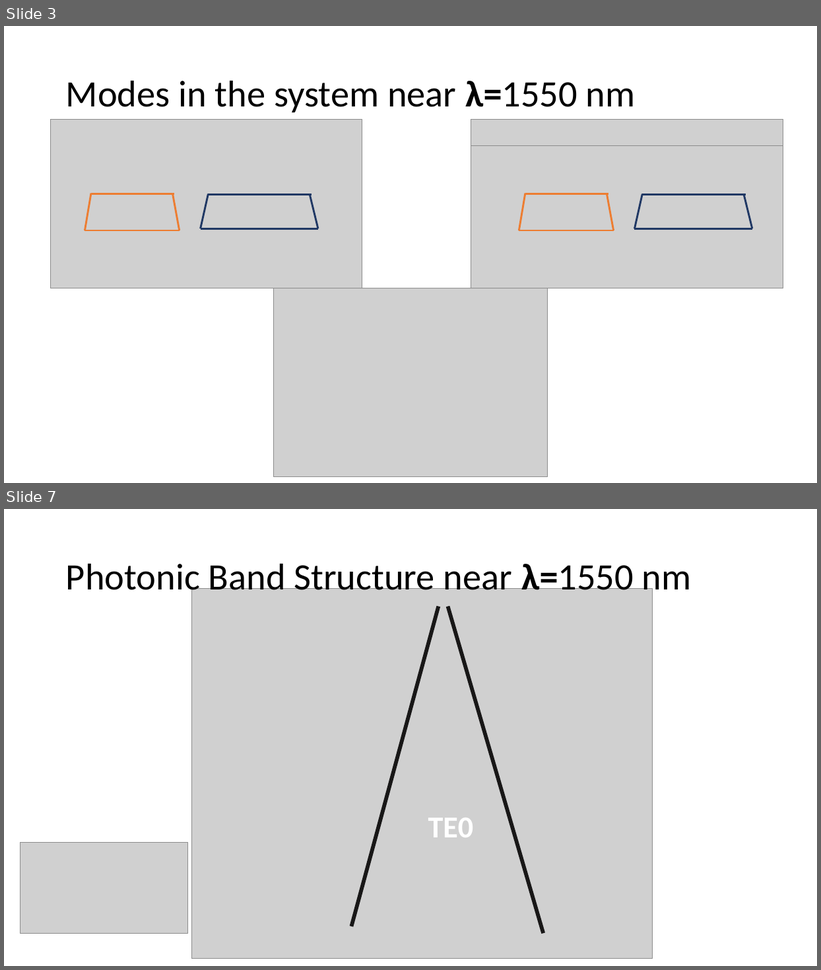
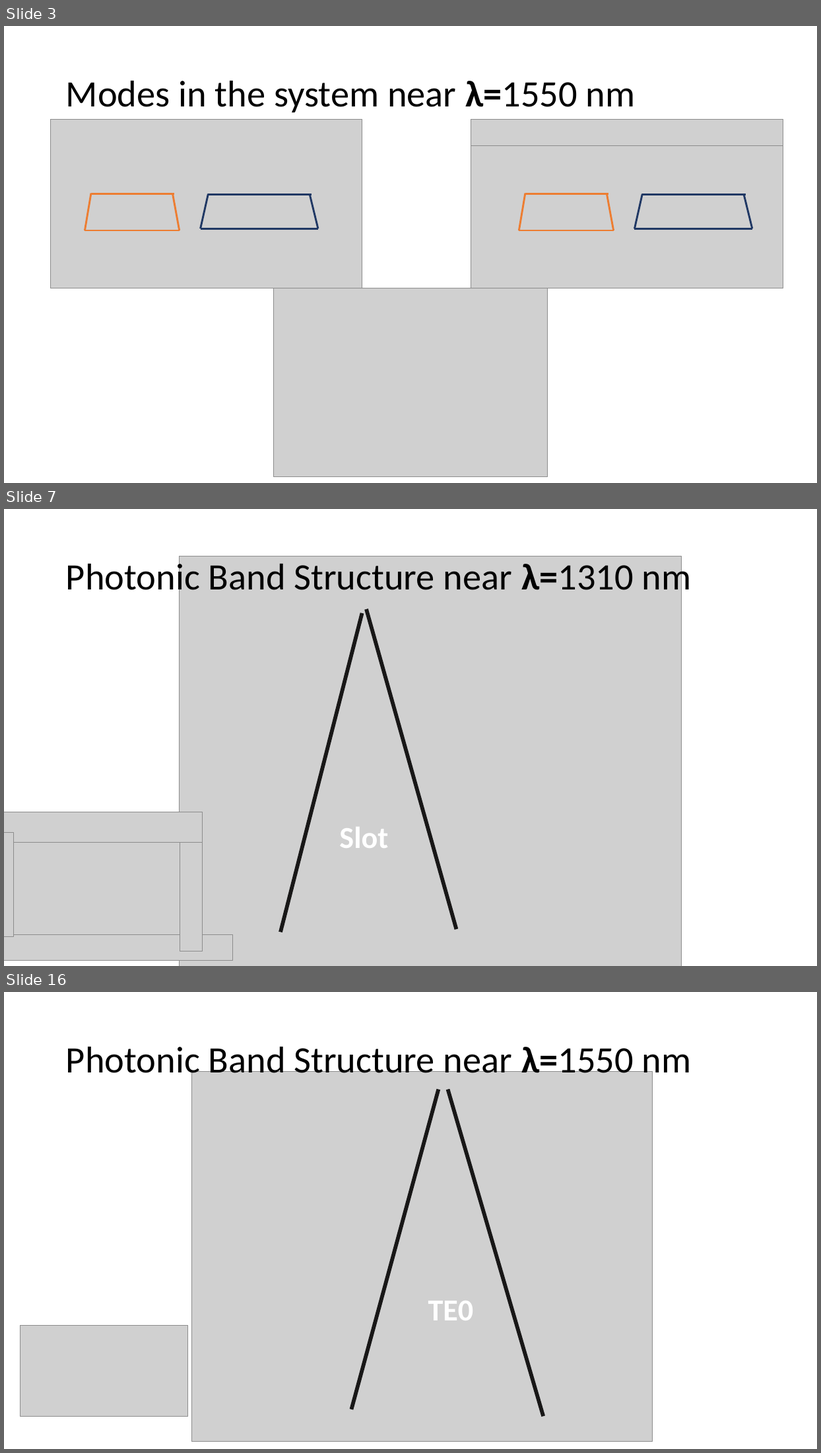
Before and after one commit to mustafacc/SiEPIC_Photonics_Package, a slide deck: SiEPIC_Photonics_Package/solvers_simulators/lumerical_tutorials/ContraDC_tutorial/Bandstructure/example/Understandating Contra-directional couplers photonic band diagrams.pptx. Shown one above the other, each under a label of ours: slides 3 and 7 before the commit, slides 3, 7 and 16 after it; the slides between them are not shown. The pictures are 821x970 and 821x1453 pixels, drawn with LibreOffice and Linux fonts; fonts in the diff are those of the drawing; grey boxes stand for pictures; background and template pictures are left out. Boxes give left, top, right and bottom in pixels: in the first picture for what was removed or moved away, otherwise in the second. Text is boxed around its words. In the diff, an @@ line names an element or a change of style, - is before the commit and + after.

```diff
--- a/SiEPIC_Photonics_Package/solvers_simulators/lumerical_tutorials/ContraDC_tutorial/Bandstructure/example/Understandating Contra-directional couplers photonic band diagrams.pptx
+++ b/SiEPIC_Photonics_Package/solvers_simulators/lumerical_tutorials/ContraDC_tutorial/Bandstructure/example/Understandating Contra-directional couplers photonic band diagrams.pptx
@@ slide 7 added at [4,509,817,966], background #FFFFFF @@
@@ title added at [66,558,692,598], 44 pt, text #000000 @@
+Photonic Band Structure near λ=1310 nm
@@ picture added at [179,556,681,966] @@
@@ line added from (362, 613) to (281, 932), #181717 4.5 pt @@
@@ line added from (366, 609) to (457, 930), #181717 4.5 pt @@
@@ group added at [4,812,233,961]: 5 pictures @@
@@ text added at [339,827,388,848], 36 pt, text #FFFFFF, bold @@
+Slot
@@ what was slide 7 is now slide 16 @@
```
Also in this commit, not shown: 4 slides changed, 8 other slides added, 1 other file.
